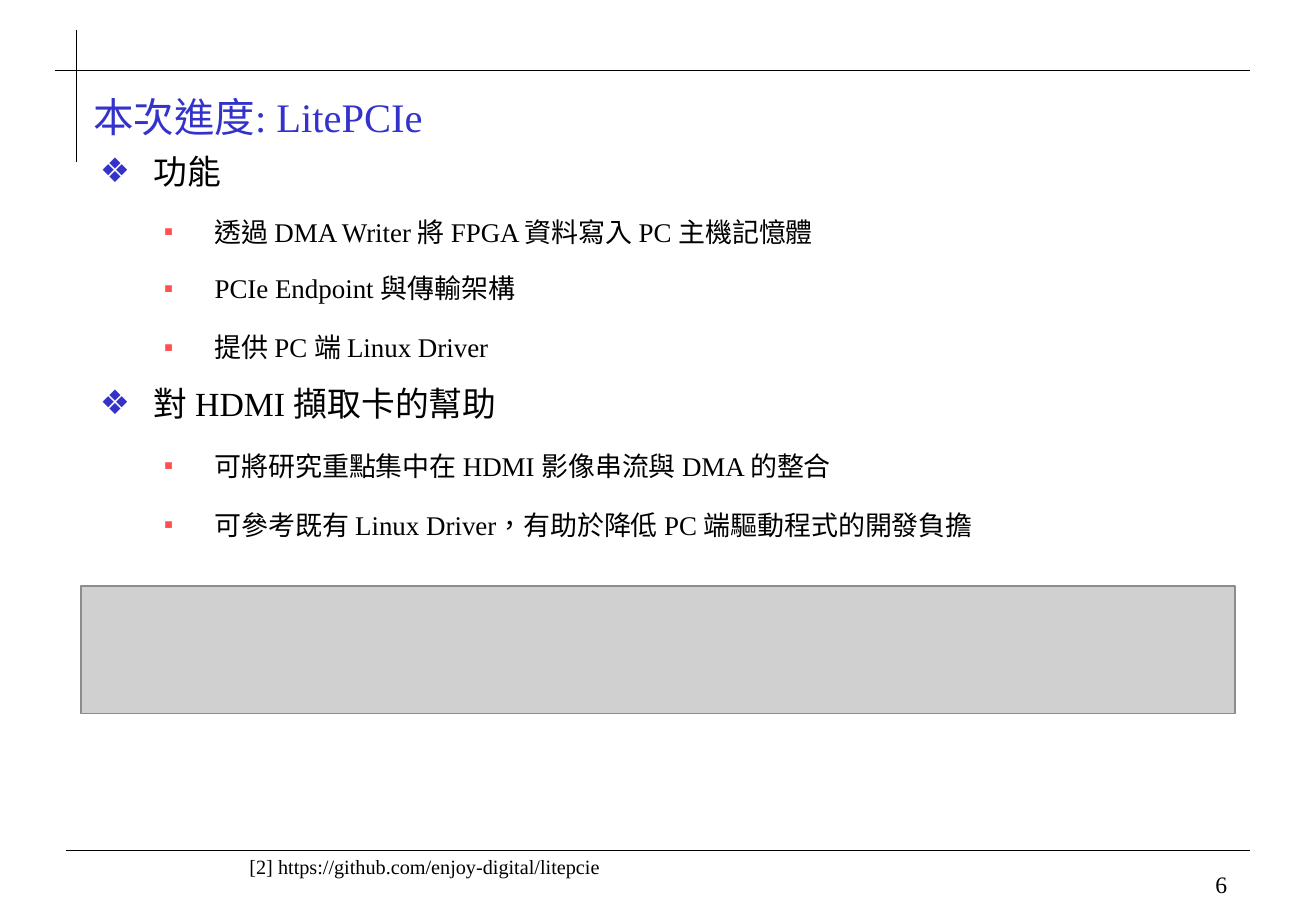
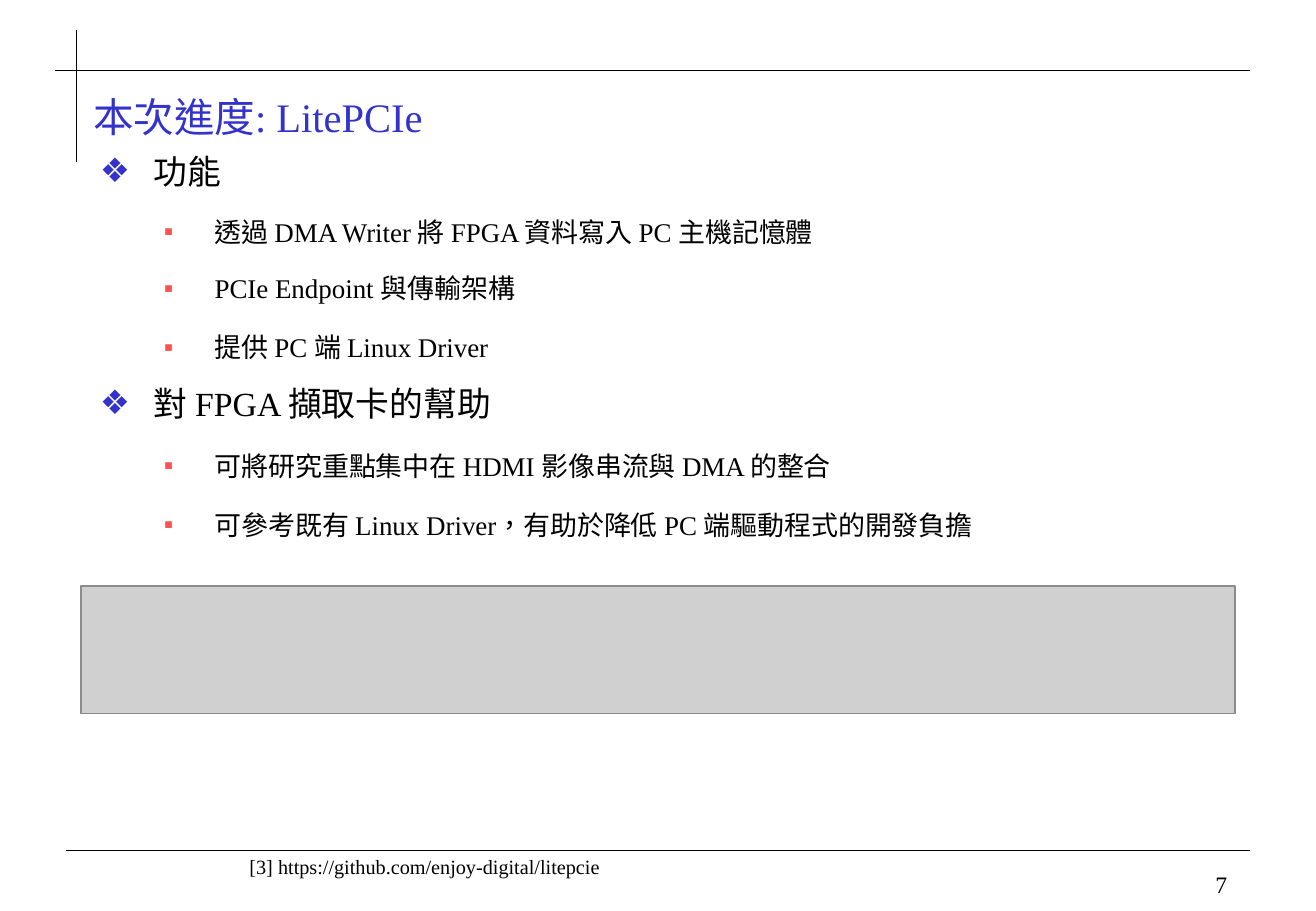
Before and after one commit to 0ilasis0/home, a slide deck: slide 7 of Onyx_進度報告_1013.pptx (slide 6 before the commit). Drawn at 1316x911 pixels with LibreOffice and Linux fonts; fonts in the diff are those of the drawing; grey boxes stand for pictures; background and template pictures are left out. Boxes give left, top, right and bottom in pixels: in the first picture for what was removed or moved away, otherwise in the second. Text is boxed around its words. In the diff, an @@ line names an element or a change of style, - is before the commit and + after.

```diff
--- a/Onyx_進度報告_1013.pptx
+++ b/Onyx_進度報告_1013.pptx
@@ text at bbox=[154, 387, 491, 419]: text changed @@
-❖ 對 HDMI 擷取卡的幫助
+❖ 對 FPGA 擷取卡的幫助
@@ text at bbox=[249, 860, 599, 878]: text changed @@
-[2] https://github.com/enjoy-digital/litepcie
+[3] https://github.com/enjoy-digital/litepcie
@@ page number at bbox=[1215, 877, 1227, 893]: text changed @@
-6
+7
```
Also in this commit, not shown: 6 other slides changed, 2 slides added, 1 slide removed, 43 other files.
